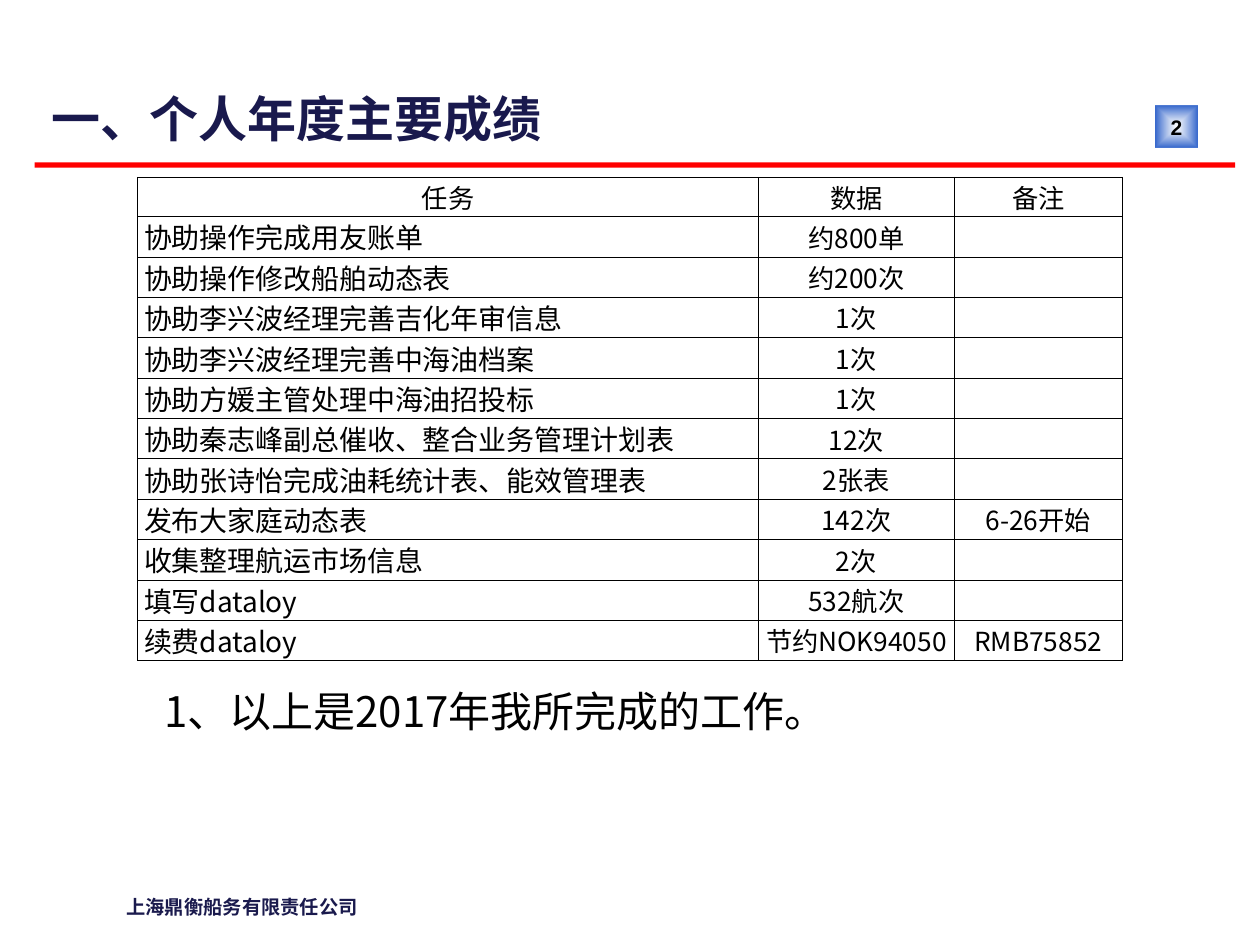
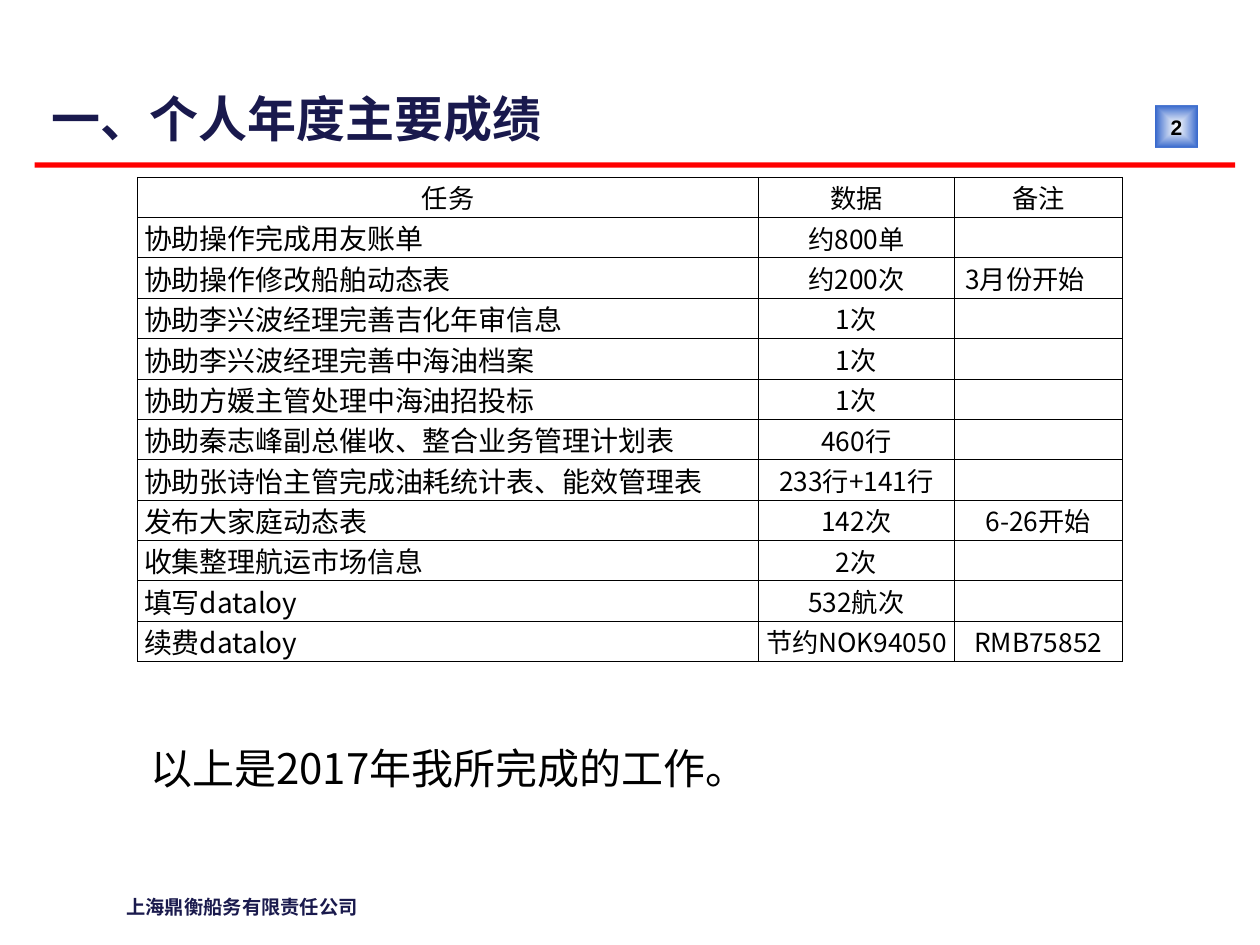
Before and after one commit to qwac-123/workwork, a slide deck: slide 2 of 2017年终总结-曹颜海2.pptx. Drawn at 1260x945 pixels with LibreOffice and Linux fonts; fonts in the diff are those of the drawing; background and template pictures are left out. Boxes give left, top, right and bottom in pixels: in the first picture for what was removed or moved away, otherwise in the second. Text is boxed around its words. In the diff, an @@ line names an element or a change of style, - is before the commit and + after.

```diff
--- a/2017年终总结-曹颜海2.pptx
+++ b/2017年终总结-曹颜海2.pptx
@@ table at bbox=[137, 178, 1123, 664] @@
-row 3, column 3: 
+row 3, column 3: 3月份开始
-row 7, column 2: 12次
+row 7, column 2: 460行
-row 8, column 1: 协助张诗怡完成油耗统计表、能效管理表
+row 8, column 1: 协助张诗怡主管完成油耗统计表、能效管理表
-row 8, column 2: 2张表
+row 8, column 2: 233行+141行
@@ text at bbox=[150, 748, 747, 788]: text changed @@
-1、以上是2017年我所完成的工作。
+以上是2017年我所完成的工作。
```
Also in this commit, not shown: 4 other slides changed, 1 other file.
